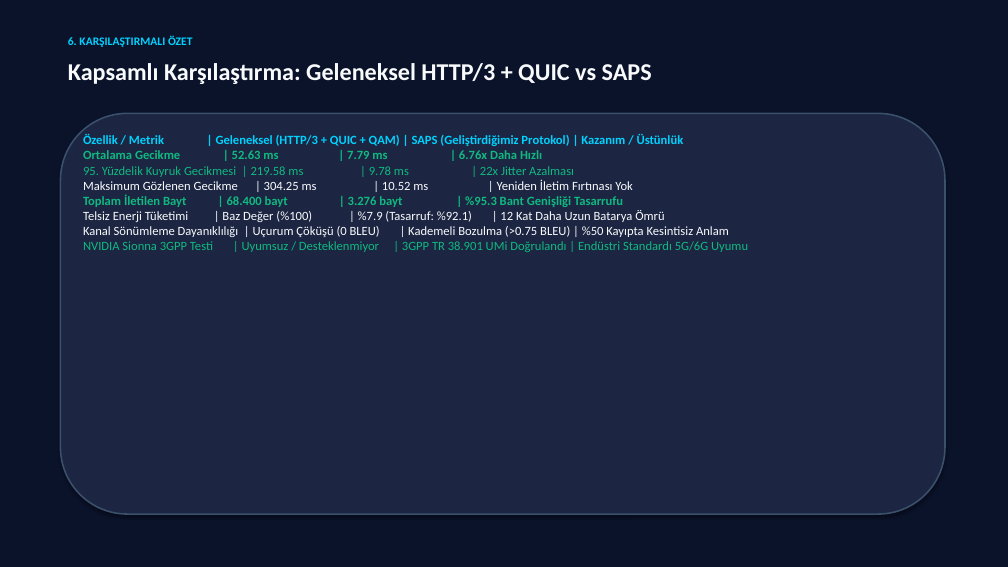
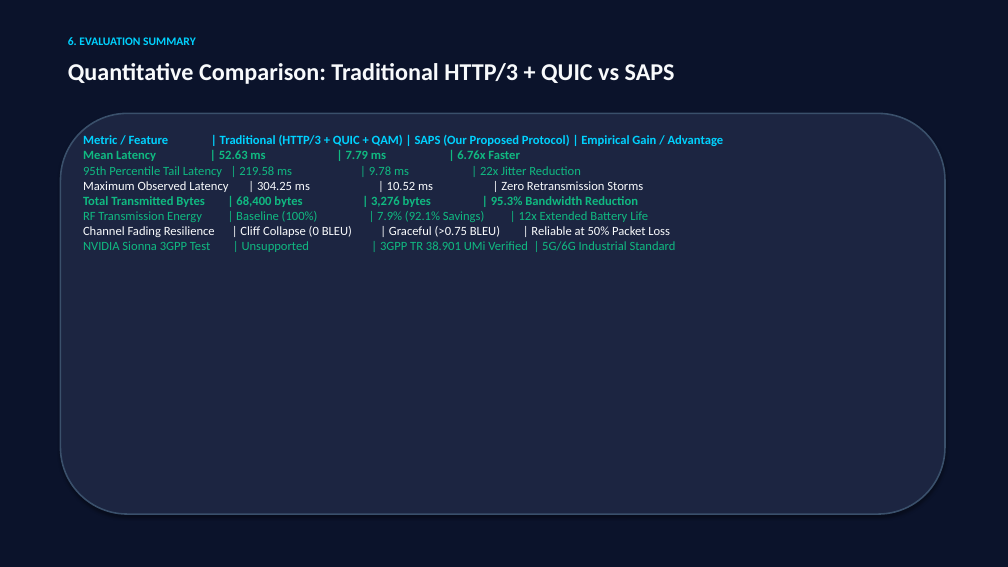
Before and after one commit to TalhaYolcu/saps, a slide deck: slide 25 of docs/SAPS_Presentation.pptx. Drawn at 1008x567 pixels with LibreOffice and Linux fonts; fonts in the diff are those of the drawing. Boxes give left, top, right and bottom in pixels: in the first picture for what was removed or moved away, otherwise in the second. Text is boxed around its words. In the diff, an @@ line names an element or a change of style, - is before the commit and + after.

```diff
--- a/docs/SAPS_Presentation.pptx
+++ b/docs/SAPS_Presentation.pptx
@@ text at bbox=[68, 37, 196, 45]: text changed @@
-6. KARŞILAŞTIRMALI ÖZET
+6. EVALUATION SUMMARY
@@ text at bbox=[68, 63, 675, 84]: text changed @@
-Kapsamlı Karşılaştırma: Geleneksel HTTP/3 + QUIC vs SAPS
+Quantitative Comparison: Traditional HTTP/3 + QUIC vs SAPS
@@ text at bbox=[83, 135, 724, 252]: text changed @@
-Özellik / Metrik | Geleneksel (HTTP/3 + QUIC + QAM) | SAPS (Geliştirdiğimiz Protokol) | Kazanım / Üstünlük
-Ortalama Gecikme | 52.63 ms | 7.79 ms | 6.76x Daha Hızlı
-95. Yüzdelik Kuyruk Gecikmesi | 219.58 ms | 9.78 ms | 22x Jitter Azalması
-Maksimum Gözlenen Gecikme | 304.25 ms | 10.52 ms | Yeniden İletim Fırtınası Yok
-Toplam İletilen Bayt | 68.400 bayt | 3.276 bayt | %95.3 Bant Genişliği Tasarrufu
-Telsiz Enerji Tüketimi | Baz Değer (%100) | %7.9 (Tasarruf: %92.1) | 12 Kat Daha Uzun Batarya Ömrü
-Kanal Sönümleme Dayanıklılığı | Uçurum Çöküşü (0 BLEU) | Kademeli Bozulma (>0.75 BLEU) | %50 Kayıpta Kesintisiz Anlam
-NVIDIA Sionna 3GPP Testi | Uyumsuz / Desteklenmiyor | 3GPP TR 38.901 UMi Doğrulandı | Endüstri Standardı 5G/6G Uyumu
+Metric / Feature | Traditional (HTTP/3 + QUIC + QAM) | SAPS (Our Proposed Protocol) | Empirical Gain / Advantage
+Mean Latency | 52.63 ms | 7.79 ms | 6.76x Faster
+95th Percentile Tail Latency | 219.58 ms | 9.78 ms | 22x Jitter Reduction
+Maximum Observed Latency | 304.25 ms | 10.52 ms | Zero Retransmission Storms
+Total Transmitted Bytes | 68,400 bytes | 3,276 bytes | 95.3% Bandwidth Reduction
+RF Transmission Energy | Baseline (100%) | 7.9% (92.1% Savings) | 12x Extended Battery Life
+Channel Fading Resilience | Cliff Collapse (0 BLEU) | Graceful (>0.75 BLEU) | Reliable at 50% Packet Loss
+NVIDIA Sionna 3GPP Test | Unsupported | 3GPP TR 38.901 UMi Verified | 5G/6G Industrial Standard
```
Also in this commit, not shown: 23 other slides changed, 2 slides added, 2 slides removed, 2 other files.
